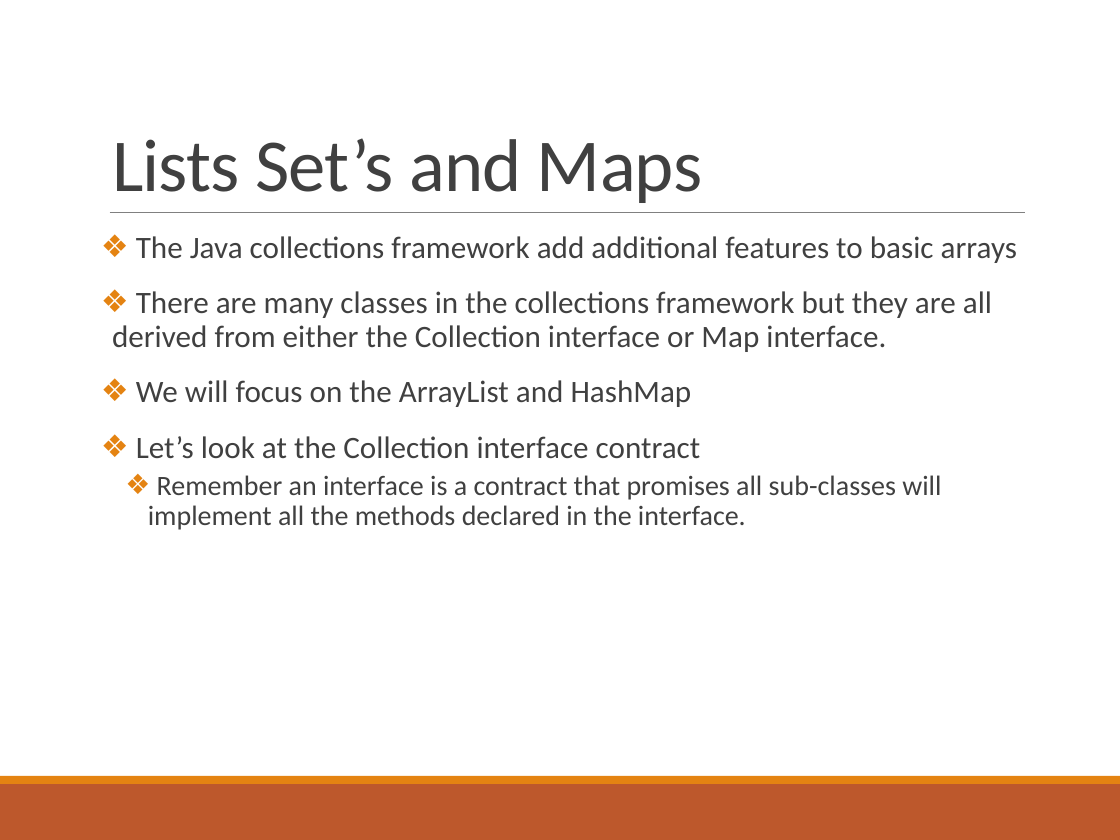
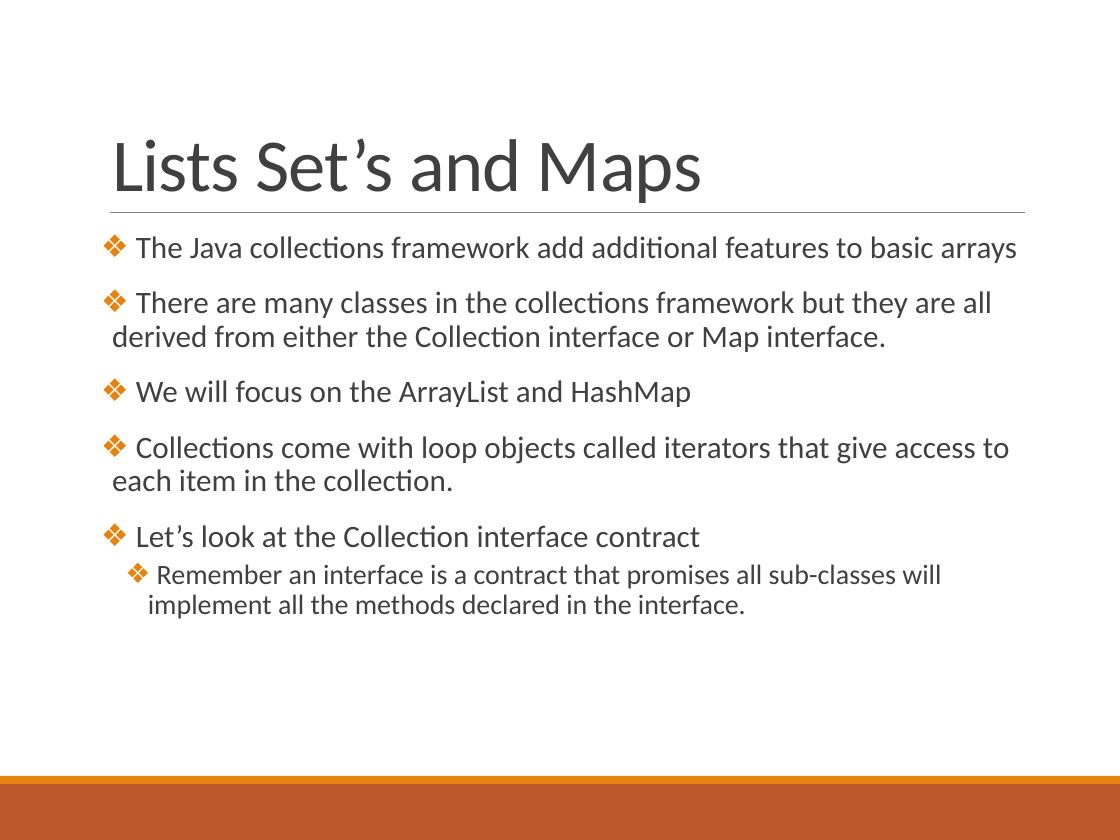
Before and after one commit to deeperj/dillinger, a slide deck: slide 5 of thesis/ukapp2/wqu_isc/sofware_design/Lesson 5 - Java.pptx. Drawn at 1120x840 pixels with LibreOffice and Linux fonts; fonts in the diff are those of the drawing. Boxes give left, top, right and bottom in pixels: in the first picture for what was removed or moved away, otherwise in the second. Text is boxed around its words. In the diff, an @@ line names an element or a change of style, - is before the commit and + after.

```diff
--- a/thesis/ukapp2/wqu_isc/sofware_design/Lesson 5 - Java.pptx
+++ b/thesis/ukapp2/wqu_isc/sofware_design/Lesson 5 - Java.pptx
@@ text at (x1=112, y1=436, x2=1010, y2=491): paragraph added @@
+❖ Collections come with loop objects called iterators that give access to each item in the collection.
```
Also in this commit, not shown: 3 other slides changed, 6 slides added, 2 slides removed, 2 other files.
